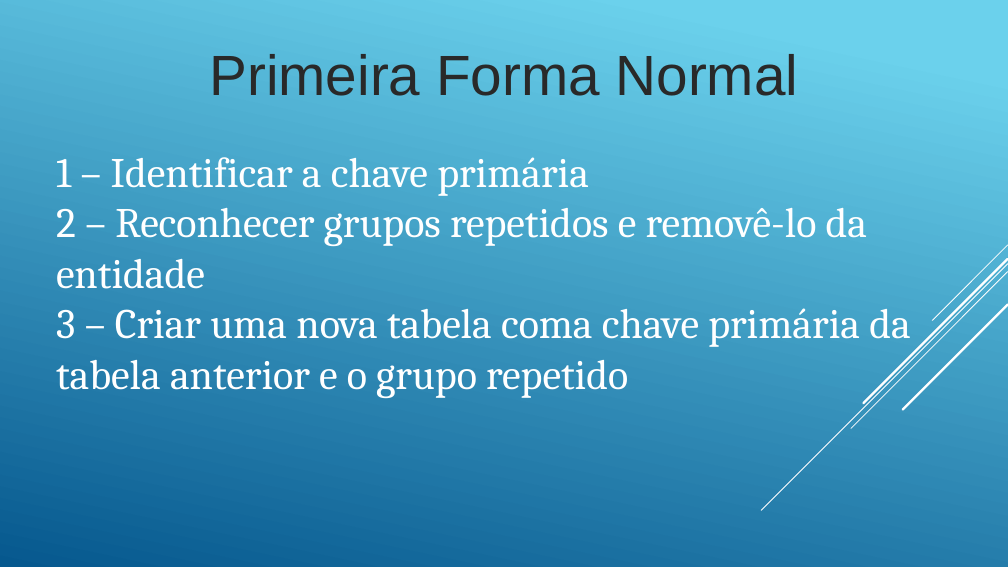
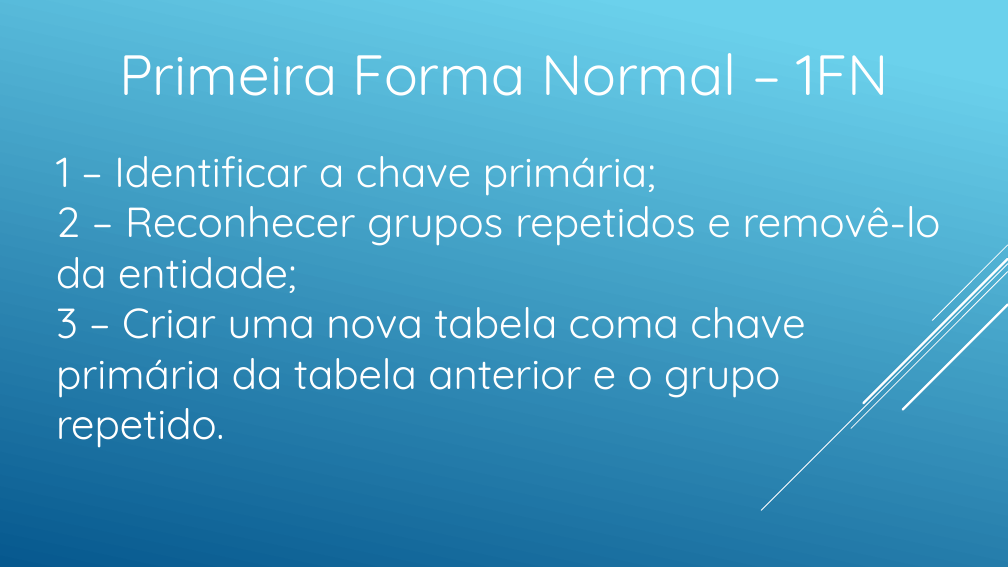
Before and after one commit to andreneves/BDIII, a slide deck: slide 8 of BDIIIA10.pptx. Drawn at 1008x567 pixels with LibreOffice and Linux fonts; fonts in the diff are those of the drawing. Boxes give left, top, right and bottom in pixels: in the first picture for what was removed or moved away, otherwise in the second. Text is boxed around its words. In the diff, an @@ line names an element or a change of style, - is before the commit and + after.

Commit message:
up

```diff
--- a/BDIIIA10.pptx
+++ b/BDIIIA10.pptx
@@ text at box(119, 53, 889, 96): text changed; font Arial to Quicksand; text colour #292929 to #FFFFFF @@
-Primeira Forma Normal
+Primeira Forma Normal – 1FN
@@ text at box(56, 156, 941, 448): text changed; font Cambria to Quicksand @@
-1 – Identificar a chave primária
-2 – Reconhecer grupos repetidos e removê-lo da entidade
-3 – Criar uma nova tabela coma chave primária da tabela anterior e o grupo repetido
+1 – Identificar a chave primária;
+2 – Reconhecer grupos repetidos e removê-lo da entidade;
+3 – Criar uma nova tabela coma chave primária da tabela anterior e o grupo repetido.
```
Also in this commit, not shown: 16 other slides changed.
